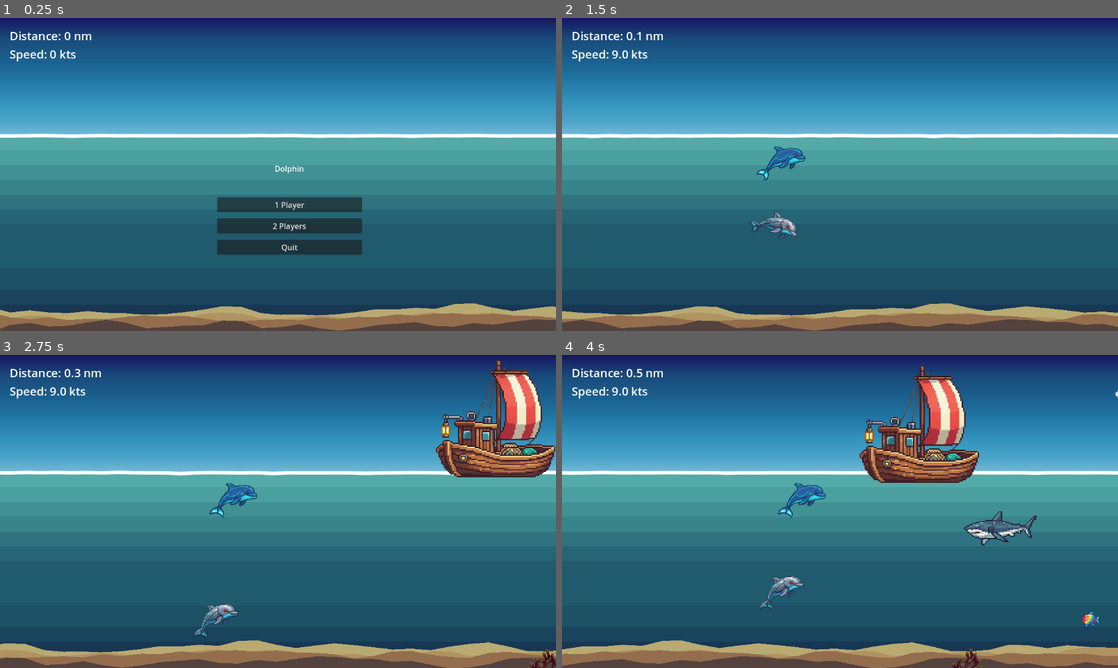
Above: before the commit, frames 1-4 (two rows, left to right).
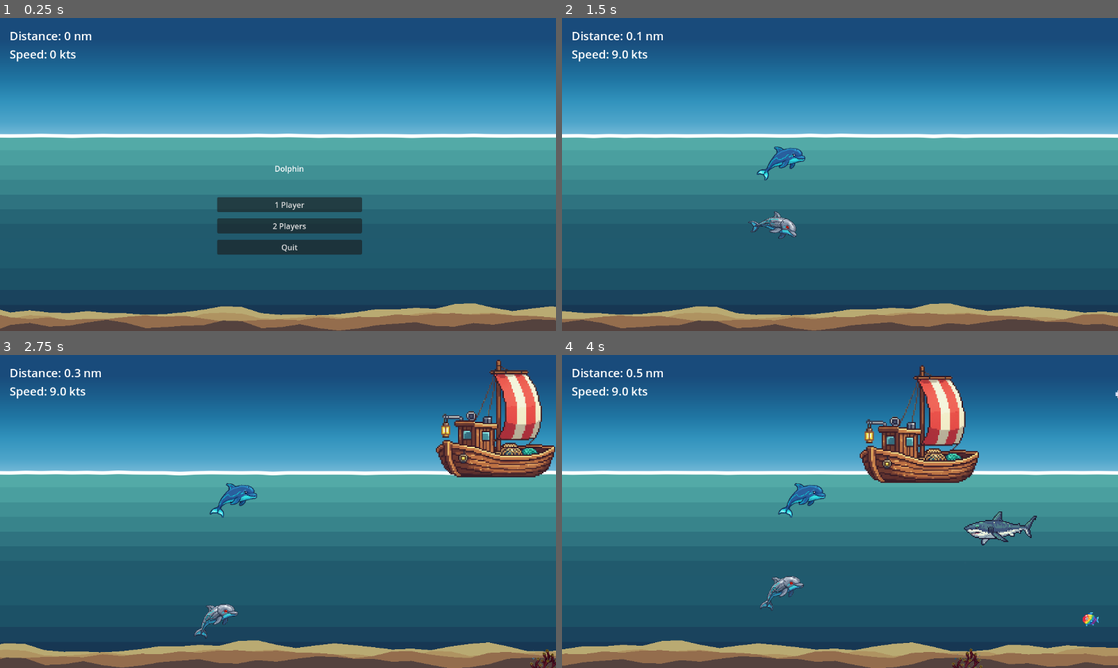
Above: after the commit, the same moments.

Repository: sandritalb/dolphin_ai
Game: Godot game, scene res://scenes/main.tscn
Two runs of this game, one before a commit and one after it. Both use one fixed random seed, a clock stepped at 60 frames per second and the inputs below.
Inputs:
- Up to frame 1 (0.25 s): no input
- Up to frame 2 (1.5 s): click "1 Player" at 0.5 s; tap Enter (ui_accept) at 1.25 s; hold Right (ui_right) from 1.28 s (still down)
- Up to frame 3 (2.75 s): tap Enter (ui_accept) at 1.52, 2.27 s; release Right (ui_right) at 2.03 s; hold Down (ui_down) from 2.03 s (still down)
- Up to frame 4 (4 s): release Down (ui_down) at 2.78 s; hold Right (ui_right) 2.78-3.53 s; hold Up (ui_up) from 3.53 s (still down); tap Enter (ui_accept) at 3.77 s

The runs differ from the first frame. In frame 1, 3.6% of the frame differs, in the area x 0-100%, y 0-4%; in frame 2, 3.6%; in frame 3, 3.5%; in frame 4, 3.6%.

Commit message:
feat: Improve gradient smoothness by removing color1 from the shader mix

Diff:
--- a/scripts/gradient_background.gd
+++ b/scripts/gradient_background.gd
@@ -50,7 +50,7 @@
 	vec3 final_color;
 
 	if (vertical_pos < 0.1667) {
-		final_color = mix(color1, color2, vertical_pos / 0.1667);
+		final_color = mix(color2, color2, vertical_pos / 0.1667); // i removed color1 to make a smoother gradient
 	} else if (vertical_pos < 0.3334) {
 		final_color = mix(color2, color3, (vertical_pos - 0.1667) / 0.1667);
 	} else if (vertical_pos < 0.5) {
